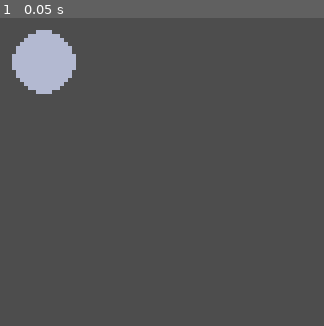
Above: before the commit, frame 1.
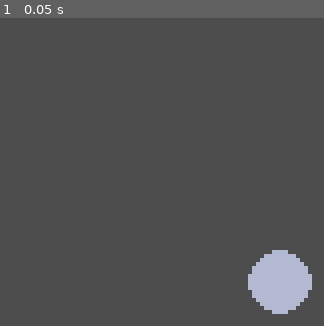
Above: after the commit, the same moment.

Repository: ShrimpCatDev/blockly
Game: Godot game, scene res://scenes/main.tscn
The game is run twice, just before and just after one commit, with the same random seed, the same clock (stepped at 60 frames per second) and the same inputs.
Inputs:
- Up to frame 1 (0.05 s): no input

The runs differ from the first frame. In frame 1, 6.0% of the frame differs, in the area x 3-97%, y 3-97%.

Commit message:
add collision to the ball

Diff:
--- a/scenes/main.tscn
+++ b/scenes/main.tscn
@@ -2,10 +2,16 @@
 
 [ext_resource type="Texture2D" uid="uid://dl3nlidek2sk5" path="res://assets/ball.png" id="1_o5qli"]
 
+[sub_resource type="CircleShape2D" id="CircleShape2D_ha1pi"]
+radius = 8.0
+
 [node name="Main" type="Node2D" unique_id=1113939576]
 
-[node name="Area2D" type="Area2D" parent="." unique_id=1960020633]
-position = Vector2(96, 70)
+[node name="Ball" type="Area2D" parent="." unique_id=1960020633]
+position = Vector2(155, 125)
 
-[node name="Sprite2D" type="Sprite2D" parent="Area2D" unique_id=202407857]
+[node name="Collision" type="CollisionShape2D" parent="Ball" unique_id=302427565]
+shape = SubResource("CircleShape2D_ha1pi")
+
+[node name="Sprite" type="Sprite2D" parent="Ball" unique_id=202407857]
 texture = ExtResource("1_o5qli")
